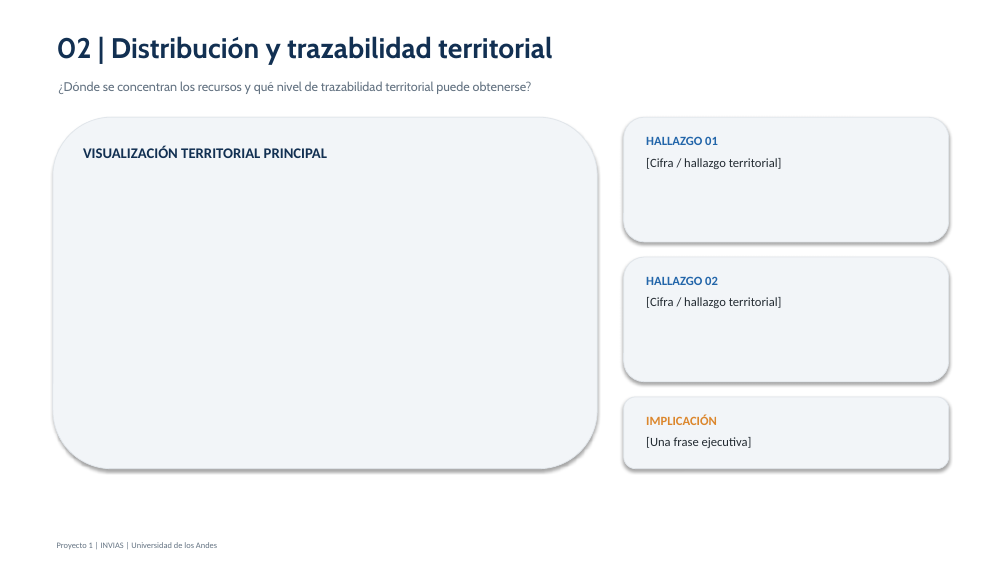
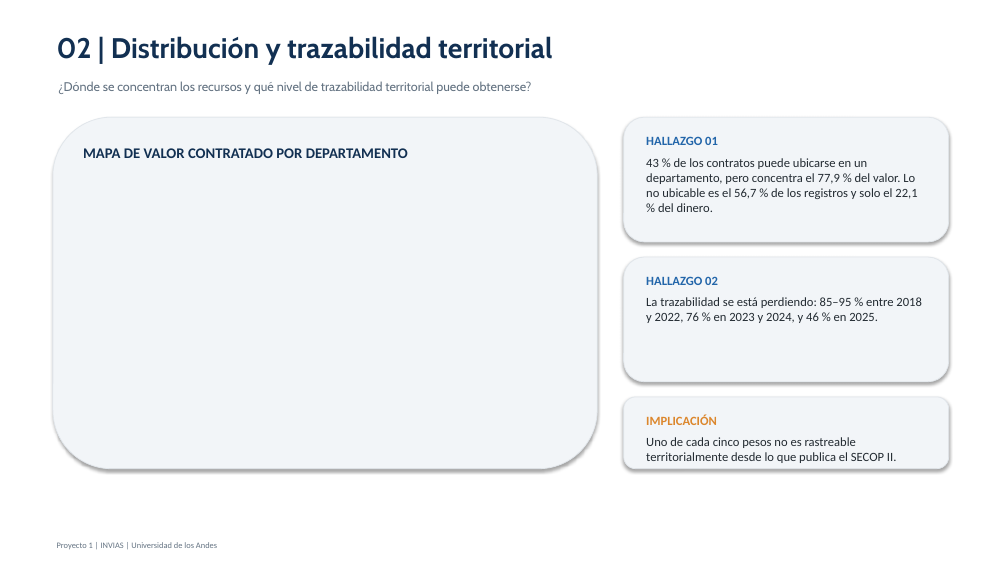
Before and after one commit to caldeeh/proyecto1-analitica-contratacion, a slide deck: slide 3 of Entregables/Plantilla_Presentacion_Proyecto_1_INVIAS.pptx. Drawn at 1008x567 pixels with LibreOffice and Linux fonts; fonts in the diff are those of the drawing. Boxes give left, top, right and bottom in pixels: in the first picture for what was removed or moved away, otherwise in the second. Text is boxed around its words. In the diff, an @@ line names an element or a change of style, - is before the commit and + after.

Commit message:
Presentacion: completar la diapositiva de la Pregunta 2
Llena los dos hallazgos y la implicacion de distribucion y trazabilidad territorial, y marca el espacio del mapa por departamento.

```diff
--- a/Entregables/Plantilla_Presentacion_Proyecto_1_INVIAS.pptx
+++ b/Entregables/Plantilla_Presentacion_Proyecto_1_INVIAS.pptx
@@ text at bbox=[83, 148, 408, 158]: text changed @@
-VISUALIZACIÓN TERRITORIAL PRINCIPAL
+MAPA DE VALOR CONTRATADO POR DEPARTAMENTO
@@ text at bbox=[646, 158, 917, 212]: text changed @@
-[Cifra / hallazgo territorial]
+43 % de los contratos puede ubicarse en un departamento, pero concentra el 77,9 % del valor. Lo no ubicable es el 56,7 % de los registros y solo el 22,1 % del dinero.
@@ text at bbox=[646, 297, 921, 323]: text changed @@
-[Cifra / hallazgo territorial]
+La trazabilidad se está perdiendo: 85–95 % entre 2018 y 2022, 76 % en 2023 y 2024, y 46 % en 2025.
@@ text at bbox=[646, 437, 896, 463]: text changed @@
-[Una frase ejecutiva]
+Uno de cada cinco pesos no es rastreable territorialmente desde lo que publica el SECOP II.
```
